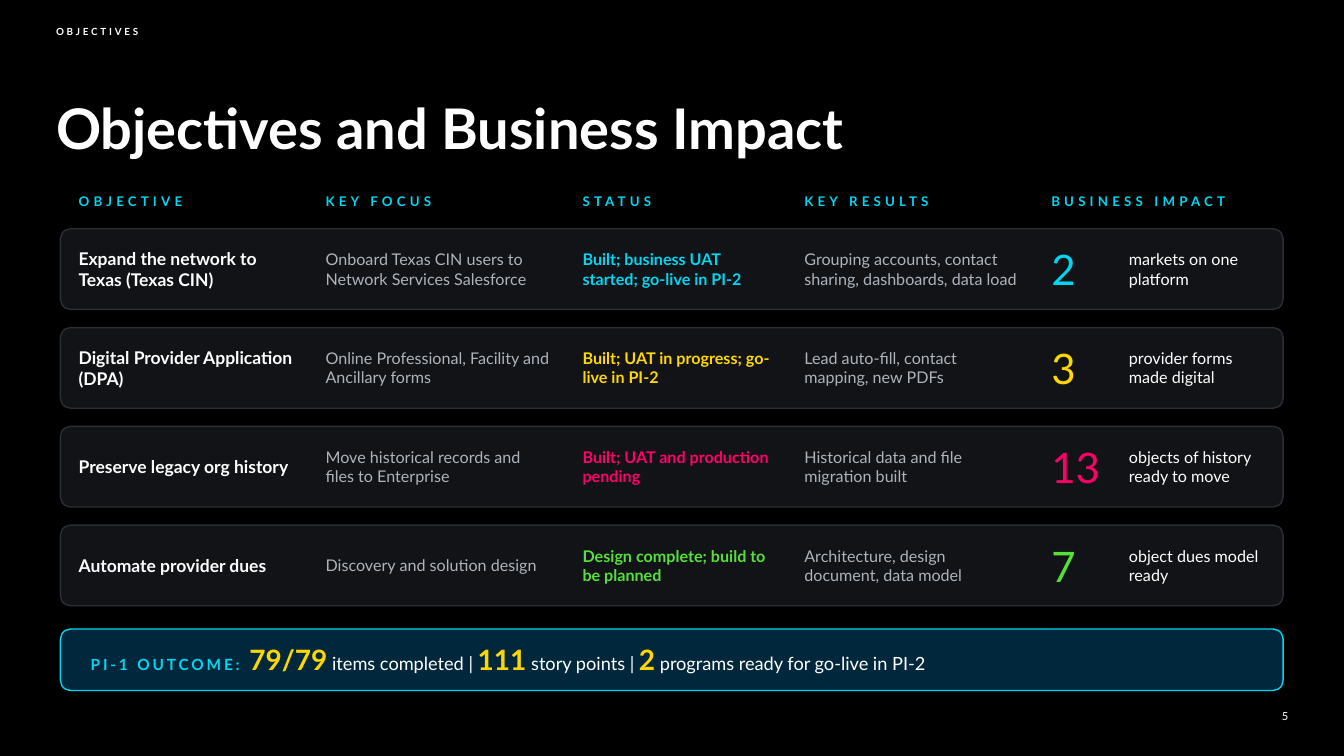
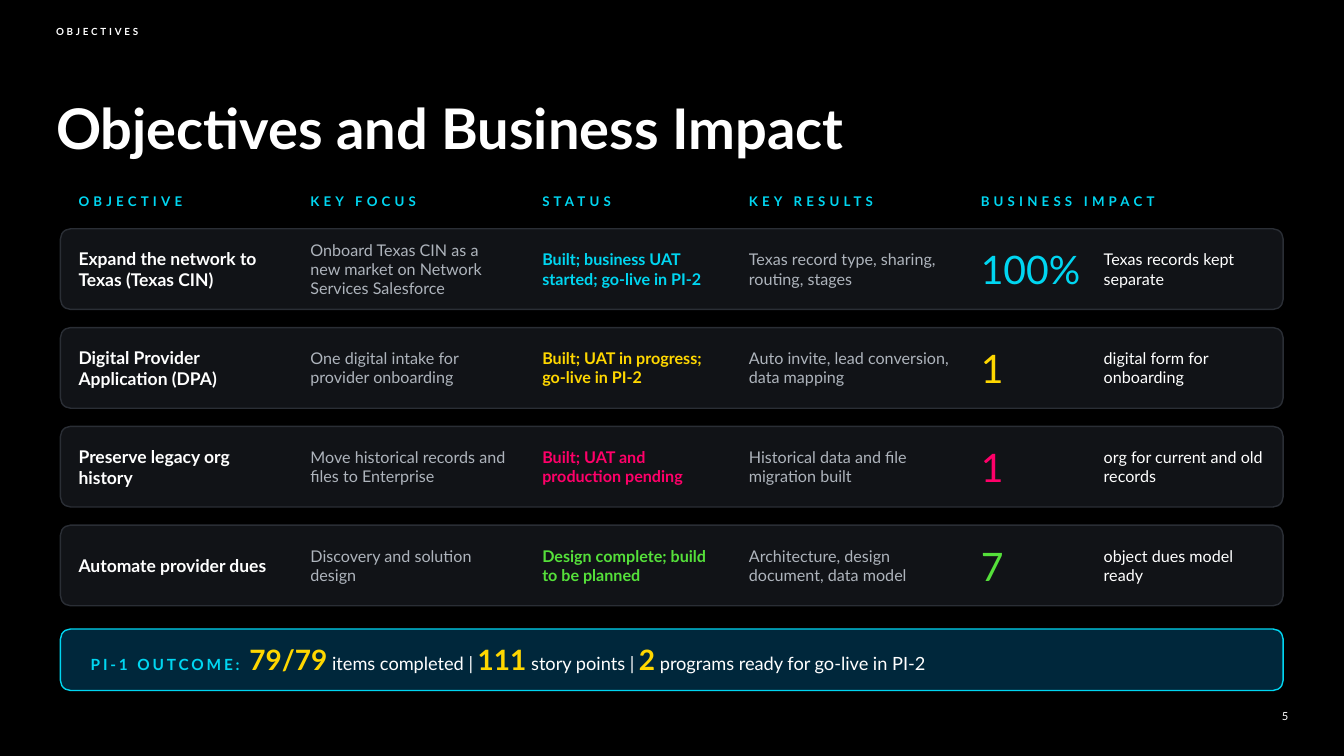
Before and after one commit to chintasurya/AscensionQBR, a slide deck: slide 5 of Ascension_QBR_FY27_PI-1.pptx. Drawn at 1344x756 pixels with LibreOffice and Linux fonts; fonts in the diff are those of the drawing; background and template pictures are left out. Boxes give left, top, right and bottom in pixels: in the first picture for what was removed or moved away, otherwise in the second. Text is boxed around its words. In the diff, an @@ line names an element or a change of style, - is before the commit and + after.

```diff
--- a/Ascension_QBR_FY27_PI-1.pptx
+++ b/Ascension_QBR_FY27_PI-1.pptx
@@ text "KEY FOCUS": place and size @@
-text "KEY FOCUS" at bbox=[326, 196, 431, 206]
+text "KEY FOCUS" at bbox=[310, 196, 416, 206]
@@ text "STATUS" rewrapped from bbox=[583, 194, 774, 218] to bbox=[542, 194, 719, 218] @@
@@ text "KEY RESULTS" rewrapped from bbox=[805, 194, 1021, 218] to bbox=[749, 194, 951, 218] @@
@@ text "BUSINESS IMPACT": place and size @@
-text "BUSINESS IMPACT" at bbox=[1051, 196, 1225, 206]
+text "BUSINESS IMPACT" at bbox=[981, 196, 1155, 206]
@@ text "Built; business UAT started; go-live ...": place and size @@
-text "Built; business UAT started; go-live ..." at bbox=[583, 253, 741, 288]
+text "Built; business UAT started; go-live ..." at bbox=[542, 253, 701, 288]
@@ text at bbox=[310, 244, 482, 294]: text changed @@
-Onboard Texas CIN users to Network Services Salesforce
+Onboard Texas CIN as a new market on Network Services Salesforce
@@ text at bbox=[749, 253, 936, 288]: text changed @@
-Grouping accounts, contact sharing, dashboards, data load
+Texas record type, sharing, routing, stages
@@ text at bbox=[981, 255, 1081, 285]: text changed; size 30 to 28 pt @@
-2
+100%
@@ text at bbox=[1104, 253, 1234, 288]: text changed @@
-markets on one platform
+Texas records kept separate
@@ text "Digital Provider Application (DPA)" rewrapped from bbox=[79, 351, 292, 388] to bbox=[79, 351, 217, 388] @@
@@ text at bbox=[310, 352, 459, 386]: text changed @@
-Online Professional, Facility and Ancillary forms
+One digital intake for provider onboarding
@@ text "Built; UAT in progress; go-live ..." rewrapped from bbox=[583, 352, 770, 383] to bbox=[542, 352, 702, 386] @@
@@ text at bbox=[749, 352, 949, 386]: text changed @@
-Lead auto-fill, contact mapping, new PDFs
+Auto invite, lead conversion, data mapping
@@ text at bbox=[981, 355, 1004, 383]: text changed; size 30 to 28 pt @@
-3
+1
@@ text at bbox=[1104, 352, 1208, 386]: text changed @@
-provider forms made digital
+digital form for onboarding
@@ text "Preserve legacy org history" rewrapped from bbox=[79, 460, 288, 476] to bbox=[79, 450, 230, 487] @@
@@ text "Move historical records and files ...": place and size @@
-text "Move historical records and files ..." at bbox=[326, 451, 520, 485]
+text "Move historical records and files ..." at bbox=[310, 451, 505, 485]
@@ text "Built; UAT and production pending" rewrapped from bbox=[583, 451, 769, 485] to bbox=[542, 451, 683, 485] @@
@@ text "Historical data and file migration ...": place and size @@
-text "Historical data and file migration ..." at bbox=[804, 451, 963, 485]
+text "Historical data and file migration ..." at bbox=[749, 451, 907, 485]
@@ text at bbox=[981, 454, 1004, 482]: text changed; size 30 to 28 pt @@
-13
+1
@@ text at bbox=[1104, 451, 1263, 482]: text changed @@
-objects of history ready to move
+org for current and old records
@@ text "Discovery and solution design" rewrapped from bbox=[326, 559, 537, 574] to bbox=[310, 550, 472, 584] @@
@@ text "Design complete; build to be ..." rewrapped from bbox=[583, 550, 765, 584] to bbox=[542, 550, 706, 584] @@
@@ text "Architecture, design document, data model": place and size @@
-text "Architecture, design document, data model" at bbox=[804, 550, 962, 583]
+text "Architecture, design document, data model" at bbox=[749, 550, 907, 583]
@@ text "7": place and size @@
-text "7" at bbox=[1051, 552, 1075, 582]
+text "7" at bbox=[981, 553, 1004, 581]
@@ text "7" at bbox=[981, 553, 1004, 581]: size 30 to 28 pt @@
@@ text "object dues model ready": place and size @@
-text "object dues model ready" at bbox=[1129, 550, 1259, 584]
+text "object dues model ready" at bbox=[1104, 550, 1233, 584]
```
Also in this commit, not shown: 3 other slides changed, 2 other files.
